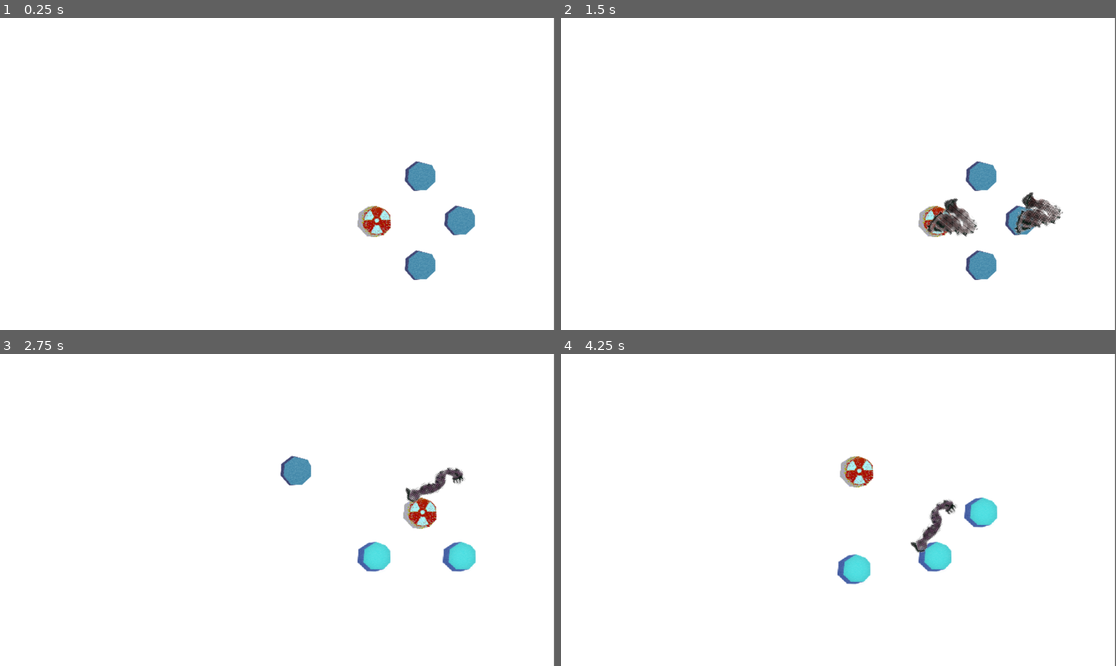
Above: before the commit, frames 1-4 (two rows, left to right).
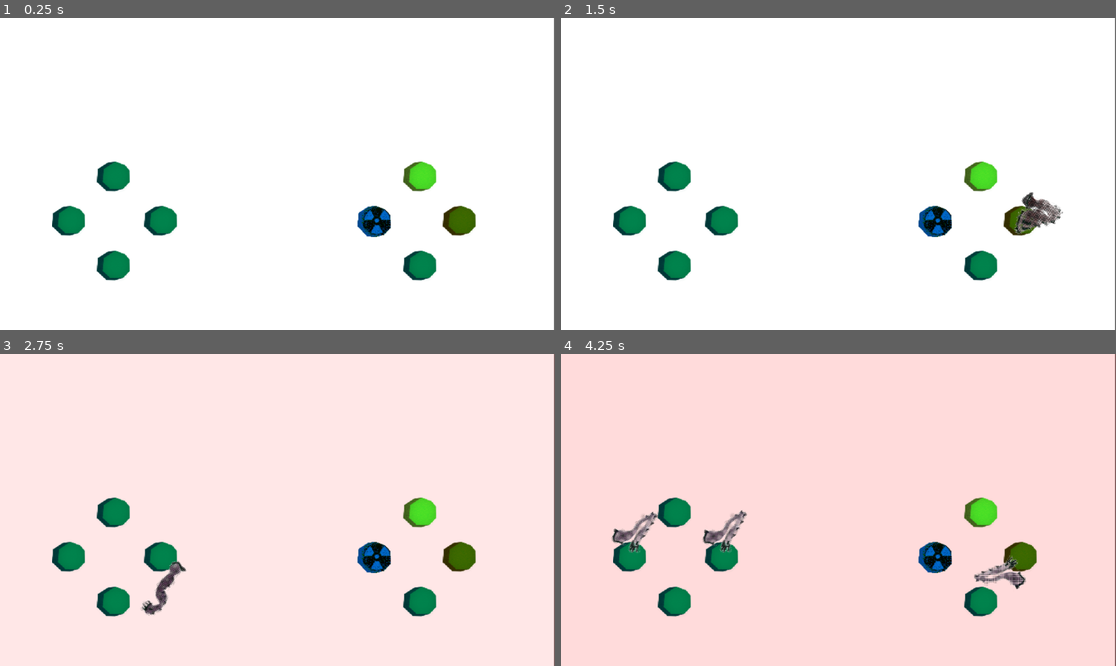
Above: after the commit, the same moments.

Repository: Pikqi/ld56
Game: Godot game, scene res://game.tscn
Two runs of this game, one before a commit and one after it. Both use one fixed random seed, a clock stepped at 60 frames per second and the inputs below. The engine's default icon, where the game draws it, is replaced by a stand-in: a white triangle on a blue panel in a dark square.
Inputs:
- Up to frame 1 (0.25 s): no input
- Up to frame 2 (1.5 s): tap Enter (ui_accept) at 0.5, 0.77, 1.25 s
- Up to frame 3 (2.75 s): tap Enter (ui_accept) at 1.52, 2 s
- Up to frame 4 (4.25 s): tap Enter (ui_accept) at 3.02, 3.77 s

The runs differ from the first frame. In frame 1, 3.8% of the frame differs, in the area x 9-86%, y 45-85%; in frame 2, 4.0%; in frame 3, 5.5%; in frame 4, 100%, in the area x 0-100%, y 0-100%.

Commit message:
Removes button hopping, adds animations for red button transitions, tracks score, and accelerates spawn rate

Diff:
--- a/button.gd
+++ b/button.gd
@@ -6,6 +6,9 @@
 const DISTANCE = 40
 var red_button = false
 var should_move = false
+signal enemy_killed
+
+var trans = false
 
 func _unhandled_input(event: InputEvent) -> void:
 	if(event.is_action_pressed(input_name)):
@@ -18,6 +21,7 @@
 		for a in children:
 			if(a.has_method("button_pressed")):
 				a.button_pressed()
+				enemy_killed.emit()
 				was_valid_input = true
 		if(!was_valid_input):
 			if get_parent().has_method("bad_press"):
@@ -33,10 +37,25 @@
 	else:
 		$AnimatedSprite2D.play("default")
 
-#func _process(delta: float) -> void:
-	#$AnimatedSprite2D.modulate = color_mix
+func red_in():
+	red_button = true
+	trans = true
+	$AnimatedSprite2D.play("red_in")
+
+func red_out():
+	red_button = true
+	trans = true
+	$AnimatedSprite2D.play("red_out")
+
+func _process(delta: float) -> void:
+	if(!trans):
+		$AnimatedSprite2D.modulate = color_mix
+	else:
+		$AnimatedSprite2D.modulate = Color(1,1,1)
 
 func spawn_enemy():
+	if(trans):
+		return
 	if get_has_enemy():
 		return
 	if(randi_range(0,1)==1):
@@ -53,13 +72,13 @@
 	if red_button:
 		get_parent().change_red_button()
 		return
-	move_button()
+	#move_button()
+	get_parent().ate()
 
 
-
-func move_button():
-	should_move = true
-	global_position = get_random_position()
+#func move_button():
+	#should_move = true
+	#global_position = get_random_position()
 
 
 func get_random_position():
@@ -74,13 +93,20 @@
 
 var should_really_move = false
 
-func _on_area_2d_area_entered(area: Area2D) -> void:
-	if should_really_move:
-		move_button()
-	if should_move:
-		move_button()
+#func _on_area_2d_area_entered(area: Area2D) -> void:
+	#if should_really_move:
+		#move_button()
+	#if should_move:
+		#move_button()
 
 func _on_area_2d_area_exited(area: Area2D) -> void:
 	if should_move:
 		should_really_move = true
 	should_move = false
+
+
+func _on_animated_sprite_2d_animation_finished() -> void:
+	if(trans):
+		if($AnimatedSprite2D.animation == "red_out"):
+			red_button = false
+		trans = false
--- a/button.tscn
+++ b/button.tscn
@@ -6,6 +6,7 @@
 [ext_resource type="Texture2D" uid="uid://4c7qtuk0exng" path="res://Buttons/FullPressed.png" id="4_5m7c4"]
 [ext_resource type="Texture2D" uid="uid://ncd65m8iq7l0" path="res://Buttons/PressedOut.png" id="5_3xqo8"]
 [ext_resource type="Texture2D" uid="uid://chckt1ppwsjq" path="res://Buttons/FORBIDDEN.png" id="6_p5821"]
+[ext_resource type="Texture2D" uid="uid://cw6je7hakttbq" path="res://Buttons/ERROR.png" id="7_3w6j8"]
 
 [sub_resource type="SpriteFrames" id="SpriteFrames_leuex"]
 animations = [{
@@ -41,6 +42,55 @@
 "loop": true,
 "name": &"red",
 "speed": 5.0
+}, {
+"frames": [{
+"duration": 1.0,
+"texture": ExtResource("7_3w6j8")
+}, {
+"duration": 1.0,
+"texture": ExtResource("2_01nlj")
+}, {
+"duration": 1.0,
+"texture": ExtResource("7_3w6j8")
+}, {
+"duration": 1.0,
+"texture": ExtResource("2_01nlj")
+}, {
+"duration": 1.0,
+"texture": ExtResource("7_3w6j8")
+}, {
+"duration": 1.0,
+"texture": ExtResource("2_01nlj")
+}, {
+"duration": 1.0,
+"texture": ExtResource("6_p5821")
+}],
+"loop": false,
+"name": &"red_in",
+"speed": 3.0
+}, {
+"frames": [{
+"duration": 1.0,
+"texture": ExtResource("7_3w6j8")
+}, {
+"duration": 1.0,
+"texture": ExtResource("2_01nlj")
+}, {
+"duration": 1.0,
+"texture": ExtResource("7_3w6j8")
+}, {
+"duration": 1.0,
+"texture": ExtResource("2_01nlj")
+}, {
+"duration": 1.0,
+"texture": ExtResource("7_3w6j8")
+}, {
+"duration": 1.0,
+"texture": ExtResource("2_01nlj")
+}],
+"loop": false,
+"name": &"red_out",
+"speed": 3.0
 }]
 
 [sub_resource type="CircleShape2D" id="CircleShape2D_l0l4p"]
@@ -53,7 +103,6 @@
 [node name="AnimatedSprite2D" type="AnimatedSprite2D" parent="."]
 scale = Vector2(1.38, 1.316)
 sprite_frames = SubResource("SpriteFrames_leuex")
-animation = &"pressed"
 
 [node name="Area2D" type="Area2D" parent="."]
 scale = Vector2(1.21306, 1.21306)
@@ -64,5 +113,6 @@
 scale = Vector2(4.74125, 4.84)
 shape = SubResource("CircleShape2D_l0l4p")
 
+[connection signal="animation_finished" from="AnimatedSprite2D" to="." method="_on_animated_sprite_2d_animation_finished"]
 [connection signal="area_entered" from="Area2D" to="." method="_on_area_2d_area_entered"]
 [connection signal="area_exited" from="Area2D" to="." method="_on_area_2d_area_exited"]
--- a/game.gd
+++ b/game.gd
@@ -8,16 +8,32 @@
 const INIT_COLOR = Color(1,0,0,0)
 var health = MAX_HEALTH
 
+
+var spawn_interval = 1.5
+var interval_step = 0.05
+var max_out = 0.7
+
+var player_score = 0
+
+var first_time = true
+
+
 func _unhandled_input(event: InputEvent) -> void:
 	if event.is_action_pressed("ui_accept"):
 		$SpawnTimer.paused = false
 
-
 func _ready() -> void:
 	change_red_button()
+	first_time = false
+	$SpawnTimer.wait_time = spawn_interval
+	for button in get_tree().get_nodes_in_group("button_group"):
+		button.enemy_killed.connect(on_enemy_killed)
 
 func _process(delta: float) -> void:
 	health = minf(health + RECOVERY_RATE * delta ,MAX_HEALTH)
+
+	if(spawn_interval > max_out):
+		spawn_interval -= interval_step*delta
 
 	var new_color = Color(INIT_COLOR)
 	new_color.a = 1 - health / MAX_HEALTH
@@ -25,28 +41,38 @@
 	if health < 5:
 		$SpawnTimer.paused =true
 
-
-
 func bad_press():
 	health = maxf(health - BAD_PRESS_DAMAGE, 0)
+	spawn_interval -= interval_step
+
+func ate():
+	health = maxf(health - BAD_PRESS_DAMAGE, 0)
+	spawn_interval += interval_step
 
 func red_button_press():
 	health = 0
 
 func change_red_button():
 	var buttons = get_tree().get_nodes_in_group("button_group")
-	var index = -1
+	var old_red_button_index = -1
 	if buttons.filter(func (n: Node): return n.red_button).size() > 0:
 		var old_red_button = buttons.filter(func (n: Node): return n.red_button)[0]
-		old_red_button.set_red_button(false)
-		index = buttons.find(old_red_button)
+		old_red_button_index = buttons.find(old_red_button)
 	var r = randi_range(0, buttons.size()-1)
 
-	while (r == index):
+	while (r == old_red_button_index || buttons[r].get_has_enemy()):
 		r= randi_range(0, buttons.size()-1)
-	buttons[r].set_red_button(true)
+	if(!first_time):
+		buttons[old_red_button_index].red_out()
+		buttons[r].red_in()
+	else:
+		buttons[r].set_red_button(true)
+
+
+
 
 func _on_spawn_timer_timeout() -> void:
+	$SpawnTimer.wait_time = spawn_interval
 	var buttons = get_tree().get_nodes_in_group("button_group")
 	var enemies_to_spawn = randi_range(1, MAX_ENEMIES)
 	while (enemies_to_spawn > 0):
@@ -57,5 +83,7 @@
 				continue
 			button.spawn_enemy()
 			enemies_to_spawn -=1
-
 	return
+func on_enemy_killed():
+	player_score+=1
+	print_debug(player_score)
--- a/game.tscn
+++ b/game.tscn
@@ -4,7 +4,7 @@
 [ext_resource type="PackedScene" uid="uid://bhvihrt8dipll" path="res://button.tscn" id="1_j4pve"]
 
 [sub_resource type="RectangleShape2D" id="RectangleShape2D_sesmb"]
-size = Vector2(469, 405.155)
+size = Vector2(995, 433.534)
 
 [node name="Game" type="Node2D"]
 process_mode = 3
@@ -31,6 +31,26 @@
 input_name = "A"
 color_mix = Color(1.01075e-06, 0.583986, 0.337423, 1)
 
+[node name="DOWN" parent="." groups=["button_group"] instance=ExtResource("1_j4pve")]
+position = Vector2(236, 515)
+input_name = "DOWN"
+color_mix = Color(1.01075e-06, 0.583986, 0.337423, 1)
+
+[node name="UP" parent="." groups=["button_group"] instance=ExtResource("1_j4pve")]
+position = Vector2(236, 330)
+input_name = "UP"
+color_mix = Color(1.01075e-06, 0.583986, 0.337423, 1)
+
+[node name="RIGHT" parent="." groups=["button_group"] instance=ExtResource("1_j4pve")]
+position = Vector2(334, 422)
+input_name = "RIGHT"
+color_mix = Color(1.01075e-06, 0.583986, 0.337423, 1)
+
+[node name="LEFT" parent="." groups=["button_group"] instance=ExtResource("1_j4pve")]
+position = Vector2(143, 422)
+input_name = "LEFT"
+color_mix = Color(1.01075e-06, 0.583986, 0.337423, 1)
+
 [node name="Y" parent="." groups=["button_group"] instance=ExtResource("1_j4pve")]
 position = Vector2(872, 330)
 input_name = "Y"
@@ -51,7 +71,7 @@
 metadata/_edit_group_ = true
 
 [node name="CollisionShape2D" type="CollisionShape2D" parent="SpawnArea"]
-position = Vector2(832.5, 392.423)
+position = Vector2(569.5, 378.233)
 shape = SubResource("RectangleShape2D_sesmb")
 debug_color = Color(0, 0.6, 0.701961, 0.14902)
 
--- a/project.godot
+++ b/project.godot
@@ -41,3 +41,23 @@
 "events": [Object(InputEventJoypadButton,"resource_local_to_scene":false,"resource_name":"","device":-1,"button_index":3,"pressure":0.0,"pressed":true,"script":null)
 ]
 }
+LEFT={
+"deadzone": 0.5,
+"events": [Object(InputEventJoypadButton,"resource_local_to_scene":false,"resource_name":"","device":-1,"button_index":13,"pressure":0.0,"pressed":true,"script":null)
+]
+}
+RIGHT={
+"deadzone": 0.5,
+"events": [Object(InputEventJoypadButton,"resource_local_to_scene":false,"resource_name":"","device":-1,"button_index":14,"pressure":0.0,"pressed":true,"script":null)
+]
+}
+UP={
+"deadzone": 0.5,
+"events": [Object(InputEventJoypadButton,"resource_local_to_scene":false,"resource_name":"","device":-1,"button_index":11,"pressure":0.0,"pressed":true,"script":null)
+]
+}
+DOWN={
+"deadzone": 0.5,
+"events": [Object(InputEventJoypadButton,"resource_local_to_scene":false,"resource_name":"","device":-1,"button_index":12,"pressure":0.0,"pressed":true,"script":null)
+]
+}
Not shown: 1 places in button.tscn that only renumber resources
